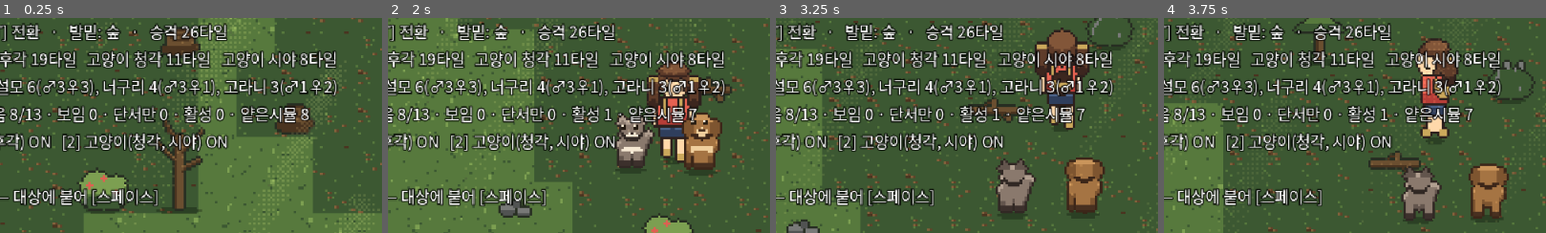
Above: before the commit, frames 1-4 (left to right).
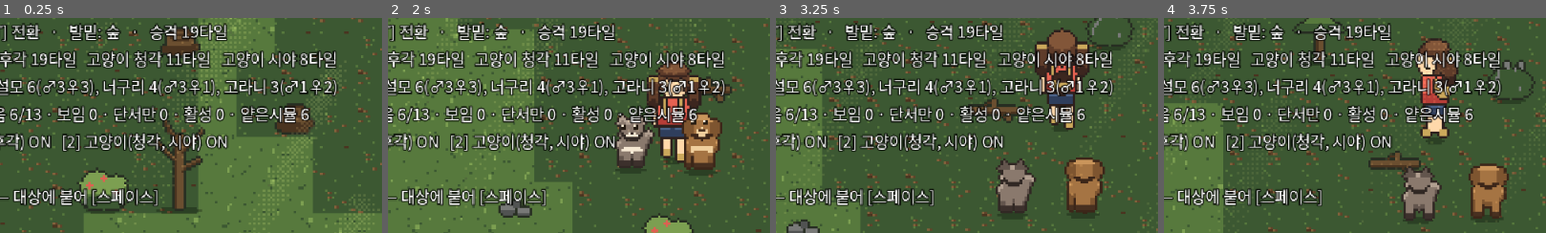
Above: after the commit, the same moments.

Repository: MarcLJLee/everden
Game: Godot game, scene res://scenes/field/Field.tscn
The game is run twice, just before and just after one commit, with the same random seed, the same clock (stepped at 60 frames per second) and the same inputs. This scene is started directly instead of the project's main scene.
Inputs (mouse positions are % of the whole screen's width and height, from its top left):
- Up to frame 1 (0.25 s): no input
- Up to frame 2 (2 s): tap Enter (ui_accept) at 0.5, 0.77, 1.52 s; move the mouse to (72, 45) at 0.52 s; hold D (move_right) 0.53-1.28 s; hold Space (interact) 0.53-1.28 s; click (72, 45) at 0.67 s; move the mouse to (30, 55) at 1.27 s; hold S (move_down) from 1.28 s (still down); tap Space (interact) at 1.35 s
- Up to frame 3 (3.25 s): move the mouse to (60, 28) at 2.02 s; release S (move_down) at 2.03 s; hold D (move_right) 2.03-2.78 s; hold Space (interact) 2.03-2.78 s; move the mouse to (45, 70) at 2.77 s; hold W (move_up) from 2.78 s (still down); tap Space (interact) at 2.85 s; click (45, 70) at 2.92 s; tap Enter (ui_accept) at 3.02 s
- Up to frame 4 (3.75 s): move the mouse to (80, 65) at 3.52 s; release W (move_up) at 3.53 s; hold A (move_left) from 3.53 s (still down); hold Space (interact) from 3.53 s (still down)
The pictures show only the part of the screen within x 13-63%, y 21-71%; the shares and areas given below are measured in that part.

The runs differ from the first frame. In frame 1, 0.3% of the frame differs, in the area x 2-81%, y 3-48%; in frame 2, 0.4%; in frame 3, 0.4%; in frame 4, 0.5%, in the area x 2-82%, y 3-48%.

Commit message:
몸을 원격으로 드러내는 감각을 없앤다 (BRIEF §3.14)
고양이가 18타일 밖의 동물을 감지하면 그 몸이 화면에 그려지고 있었다.
아이 눈에는 안 보이는 거리인데 — 세계의 사건이 아니라 게임이 알려주는
것이었다. reveals 를 지웠다. 감각은 전부 "거기에 뭔가 있다" 까지만 말하고
몸은 reveal_radius 안에서만 보인다. 발견의 순간은 아이의 것이다.

브리프는 시야를 "보이는 거리를 늘리는 것" 으로 두었지만, 그것도 결국
게임이 거들어주는 것이라 시야도 같은 모양의 단서를 남기게 했다
(사용자 지적). sprites/HANDOVER-감각.md 로 넘겼다.

범주는 이미 갈려 있었다 — trait_to_sense 가 코·귀에는 공중 표시(방향),
눈에는 땅에 남은 자국(자리)을 물려두고 있었다. 새 표를 만들지 않고
sense_marks_spot() 이 그 두 표만 보고 판정한다.

딸려서 승격 반경이 26 → 8 타일로 줄었다. 감각 반경 전체를 덮어야 했던
이유가 멀리서 감지된 몸을 그리는 것이었다 — 단서는 노드 없이 자리에서
나온다. 13마리 중 노드는 가장 많을 때 1개다. 292개.

Diff:
--- a/data/tags.json
+++ b/data/tags.json
@@ -164,7 +164,8 @@
   "sense_profile": {
     "$comment": [
       "BRIEF §3.3 — 감각마다 성격이 다르다. 이 표 하나가 '누굴 데려갈까'를 만든다.",
-      "reveals       : true 면 감지한 대상의 몸이 보인다. false 면 방향과 단서까지.",
+      "★ **몸을 원격으로 드러내는 감각은 없다** (BRIEF §3.14 · 사용자 지적). 동료가 감지했다고 저 멀리 있는 동물을 화면에 그리면 그건 세계의 사건이 아니라 게임이 알려주는 것이다. 보이는 것은 언제나 **내 시야 안**(reveal_radius)에 있는 것이고, 감각은 전부 '거기에 뭔가 있다'까지 말한다.",
+      "★ 그래도 범주는 갈린다 — 후각·청각의 단서는 **공중 표시**라 방향을 말하고, 시야의 단서는 **땅에 남은 자국**(발자국·물자국·허물)이라 자리를 말한다. trait_to_sense 가 그걸 이미 정하고 있다.",
       "range_scale   : guide_radius 에 곱한다. 후각은 멀리 쫓고, 시야는 가깝다.",
       "daypart_scale : 시간대별 배율. 적히지 않은 시간대는 1.0.",
       "terrain_scale : 대상이 서 있는 지형의 배율. 적히지 않은 지형은 1.0.",
@@ -174,7 +175,6 @@
       "                     이름이 아니라 축에 걸어야 '옅은 안개는 시야가 조금만 깎인다'가 된다."
     ],
     "후각": {
-      "reveals": false,
       "range_scale": 1.5,
       "daypart_scale": {},
       "terrain_scale": {},
@@ -184,7 +184,6 @@
       }
     },
     "청각": {
-      "reveals": false,
       "range_scale": 1.1,
       "daypart_scale": {},
       "terrain_scale": {
@@ -197,7 +196,6 @@
       }
     },
     "시야": {
-      "reveals": true,
       "range_scale": 0.7,
       "daypart_scale": {
         "낮": 1.0,
--- a/scripts/data/TagSchema.gd
+++ b/scripts/data/TagSchema.gd
@@ -66,9 +66,26 @@
 	var entry: Dictionary = trait_to_sense.get(trait_name, {})
 	return String(entry.get("sense", ""))
 
-## 이 감각으로 감지하면 몸까지 보이는가, 단서(방향)까지인가. (BRIEF §3.3)
-func sense_reveals_body(sense: String) -> bool:
-	return bool(_profile(sense).get("reveals", false))
+## 이 감각의 단서가 **자리를 말하는가, 방향을 말하는가.** (BRIEF §3.3 · §5.4)
+##
+## ★ **몸을 원격으로 드러내는 감각은 없다.** 동료가 감지했다고 저 멀리 있는 동물을
+##   화면에 그리면 그건 세계의 사건이 아니라 게임이 알려주는 것이다 —
+##   보이는 것은 언제나 **내 시야 안**에 있는 것이다.
+## ★ 그래도 범주는 갈린다. 코와 귀는 **공중 표시**(냄새·소리)라 "이쪽" 이고,
+##   눈은 **땅에 남은 자국**(발자국·물자국·허물)이라 "여기" 다.
+##   표를 따로 두지 않는다 — trait_to_sense 가 이미 그렇게 짜여 있다.
+func sense_marks_spot(sense: String) -> bool:
+	for trait_name in trait_to_sense:
+		if String(trait_to_sense[trait_name].get("sense", "")) != sense:
+			continue
+		if not clue_for_trait(String(trait_name)).is_empty():
+			return not (sense in airborne_senses())
+	return false
+
+
+## 공중에 뜨는 표시를 쓰는 감각 — 자리가 아니라 방향을 말한다.
+func airborne_senses() -> Array:
+	return SpriteLibrary.index().get("clue_airborne", {}).keys()
 
 ## guide_radius 에 곱할 감각 고유 배율. 후각이 제일 멀리 간다.
 func sense_range_scale(sense: String) -> float:
--- a/scripts/field/Field.gd
+++ b/scripts/field/Field.gd
@@ -137,7 +137,9 @@
 	_follow_player(delta)
 
 	sim.update(delta, player.position)
-	_current_hit = guide.update(_active_companions(), sim.active_animals())
+	# 유도는 **놓인 개체 전부**를 본다. 노드가 붙었는지는 상관없다 —
+	# 코는 저 너머의 냄새도 맡는다.
+	_current_hit = guide.update(_active_companions(), sim.present_animals())
 	if _current_hit != null:
 		metrics.note_guide()
 
@@ -294,15 +296,19 @@
 
 # --- 무엇이 보이는가 ---------------------------------------------------------
 
-## 멀리 있는 동물은 그냥 보이지 않는다. 보이게 만드는 것은 둘 중 하나다 —
-## 가까이 가거나, 몸을 드러내는 감각(tags.json 의 sense_reveals)을 가진 동료를 데려가거나.
-## 그 밖의 감각은 방향과 단서까지만 알려준다. (BRIEF §3.3)
+## ★ **보이는 것은 언제나 내 시야 안에 있는 것이다.** (BRIEF §3.14 · 사용자 지적)
+##   동료가 감지했다고 저 멀리 있는 동물을 화면에 그리는 건 세계의 사건이 아니라
+##   **게임이 알려주는 것**이다. 감각은 전부 "거기에 뭔가 있다" 까지만 말한다.
+##   그래서 발견의 순간이 아이에게 남는다 — 동료는 데려다주고, 보는 것은 아이가 한다.
+##
+## ★ 단서는 **놓인 개체 전부**에서 나온다. 노드가 붙은 개체만 보면
+##   승격 반경이 감각 반경 전체를 덮어야 했다 — 이제 보이는 반경만 덮으면 된다.
 func _apply_reveal() -> Array:
 	var reveal_px := tuning.reveal_radius * tuning.tile_size
 	var clues: Array = []
 	for animal in sim.active_animals():
 		var near := player.position.distance_to(animal.position) <= reveal_px
-		animal.actor.visible = near or guide.reveals_body(animal)
+		animal.actor.visible = near
 		# 보이던 게 그냥 없어지면 아이는 무슨 일이 났는지 모른다. 먼지를 남긴다.
 		if animal.actor.visible != animal.was_visible:
 			_puffs.append({
@@ -311,7 +317,11 @@
 				"hiding": animal.was_visible,
 			})
 		animal.was_visible = animal.actor.visible
-		if animal.actor.visible:
+	# 노드가 없는 개체도 단서는 남긴다 — 흔적은 몸이 아니라 자리에 있는 것이다
+	for animal in sim.animals:
+		if animal.invited or not animal.present:
+			continue
+		if animal.is_active() and animal.actor != null and animal.actor.visible:
 			continue
 		var senses := guide.detected_senses(animal)
 		if senses.is_empty():
--- a/scripts/field/FieldSim.gd
+++ b/scripts/field/FieldSim.gd
@@ -289,6 +289,16 @@
 	return total
 
 
+## 지금 이 필드에 나와 있는 개체 전부. 노드가 붙었는지는 안 본다 —
+## 단서와 유도는 **몸이 아니라 자리**에서 나온다.
+func present_animals() -> Array[WildAnimal]:
+	var out: Array[WildAnimal] = []
+	for animal in animals:
+		if animal.present and not animal.invited:
+			out.append(animal)
+	return out
+
+
 func active_animals() -> Array[WildAnimal]:
 	var out: Array[WildAnimal] = []
 	for animal in animals:
--- a/scripts/field/GuideSystem.gd
+++ b/scripts/field/GuideSystem.gd
@@ -129,14 +129,6 @@
 	detections[animal] = entry
 
 
-## 감지된 감각 중 하나라도 "몸이 보이는" 감각이면 대상이 드러난다. (BRIEF §3.3)
-func reveals_body(animal: FieldSim.WildAnimal) -> bool:
-	for sense in detected_senses(animal):
-		if _schema.sense_reveals_body(String(sense)):
-			return true
-	return false
-
-
 func detected_senses(animal: FieldSim.WildAnimal) -> PackedStringArray:
 	var entry: Dictionary = detections.get(animal, {})
 	return entry.get("senses", PackedStringArray())
--- a/scripts/tuning/FieldTuning.gd
+++ b/scripts/tuning/FieldTuning.gd
@@ -42,7 +42,11 @@
 @export var guide_radius: float = 10.0
 ## 풀 AI 승격 거리. 가장 멀리 닿는 감각보다 좁으면 코가 헛돌기 때문에,
 ## Field 가 실제 감각 반경을 계산해 이 값이 모자라면 올려 쓰고 경고를 남긴다.
-@export var activation_radius: float = 26.0
+## ★ **보이는 반경만 덮으면 된다** (BRIEF §3.14 · 사용자 지적).
+## 예전엔 감각 반경 전체(26타일)를 덮어야 했다 — 저 멀리서 감지된 몸을 그려야 했기 때문이다.
+## 이제 몸은 내 시야 안에서만 보이고 단서는 노드 없이도 나오므로, 승격은 그 언저리면 된다.
+## reveal_radius(3) 보다 넉넉히 두는 이유는 **화면에 들어오기 전에 이미 걷고 있어야** 하기 때문이다.
+@export var activation_radius: float = 8.0
 @export var interact_radius: float = 1.5
 ## 교감을 이어가려면 이 거리 안에 있어야 한다. **벗어나면 멈출 뿐 줄지 않는다** —
 ## 되돌릴 수 없는 실패를 만들지 않는다(원칙 2). 시작 반경보다 조금 넉넉해야
--- a/tools/smoke_test.gd
+++ b/tools/smoke_test.gd
@@ -7,7 +7,7 @@
 extends SceneTree
 
 ## 이 아래로 떨어지면 어딘가에서 판정이 조용히 끊긴 것이다.
-const FLOOR := 280
+const FLOOR := 285
 
 var _pass := 0
 var _fail := 0
@@ -351,9 +351,26 @@
 		not animal.actor.visible and clues.size() == 1 and clues[0]["sense"] == "후각",
 		"보임=%s 단서=%d" % [animal.actor.visible, clues.size()])
 
+	# ★ **몸을 원격으로 드러내는 감각은 없다** (BRIEF §3.14 · 사용자 지적).
+	#   동료가 감지했다고 저 멀리 있는 동물을 화면에 그리면 그건 세계의 사건이 아니라
+	#   게임이 알려주는 것이다. 눈도 "거기에 뭔가 있다" 까지만 말한다.
 	field.guide.update([cat], [animal])
 	clues = field._apply_reveal()
-	_check("시야로 찾으면 멀리서도 몸이 보인다", animal.actor.visible and clues.is_empty())
+	_check("시야로 찾아도 멀리 있는 몸은 안 보인다",
+		not animal.actor.visible, "보임=%s" % animal.actor.visible)
+	_check("대신 그 자리에 자국이 남는다",
+		clues.size() == 1 and String(clues[0]["sense"]) == "시야",
+		"단서 %d개" % clues.size())
+
+	# 범주는 갈린다 — 코와 귀는 **방향**(공중 표시), 눈은 **자리**(땅의 자국)
+	_check("눈의 단서는 자리를 말한다", field.schema.sense_marks_spot("시야"))
+	_check("코의 단서는 방향을 말한다", not field.schema.sense_marks_spot("후각"))
+	_check("귀의 단서도 방향을 말한다", not field.schema.sense_marks_spot("청각"))
+
+	# 가까이 가면 그때 보인다 — 발견의 순간은 아이의 것이다
+	field.player.position = animal.position
+	clues = field._apply_reveal()
+	_check("가까이 가면 보인다", animal.actor.visible)
 
 	# 감각이 하나도 없어도 코앞이면 보인다
 	animal.position = field.player.position + Vector2(8, 0)
--- a/tools/validate_data.gd
+++ b/tools/validate_data.gd
@@ -30,7 +30,7 @@
 		ambient_bad = _check_ambient(result)
 		print("")
 		print("--- 감각 × 흔적 대조표 (trait_to_sense + sense_profile 로만 생성) ---")
-		print("    O = 몸이 보인다   △ = 방향·단서까지   X = 못 찾는다")
+		print("    ◆ = 자리를 알려준다(땅의 자국)   △ = 방향을 알려준다(공중 표시)   X = 못 찾는다")
 		_print_guide_matrix(result)
 
 	quit(0 if result.ok and ambient_bad == 0 else 1)
@@ -82,9 +82,7 @@
 				var sense := result.schema.sense_for_trait(String(trait_name))
 				if not (sense in senses):
 					continue
-				if result.schema.sense_reveals_body(sense):
-					mark = "O"
-					break
-				mark = "△"
+				# 몸을 원격으로 드러내는 감각은 없다 — 자리를 말하느냐 방향을 말하느냐다
+				mark = "◆" if result.schema.sense_marks_spot(sense) else "△"
 			line += "%s %s  " % [target["name"], mark]
 		print("  " + line)
--- a/tuning/field_tuning.tres
+++ b/tuning/field_tuning.tres
@@ -19,7 +19,7 @@
 follow_distance = 1.4
 reveal_radius = 3.0
 guide_radius = 10.0
-activation_radius = 26.0
+activation_radius = 8.0
 interact_radius = 1.5
 hold_radius = 2.6
 base_gauge_time = 3.0
Not shown, changed: RUN.md
Not shown, added: sprites/HANDOVER-감각.md
